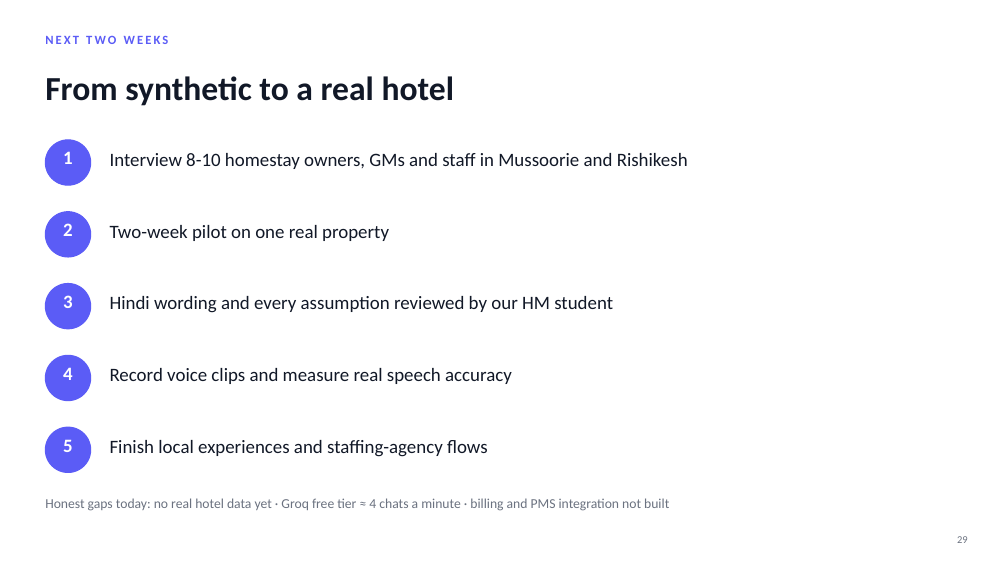
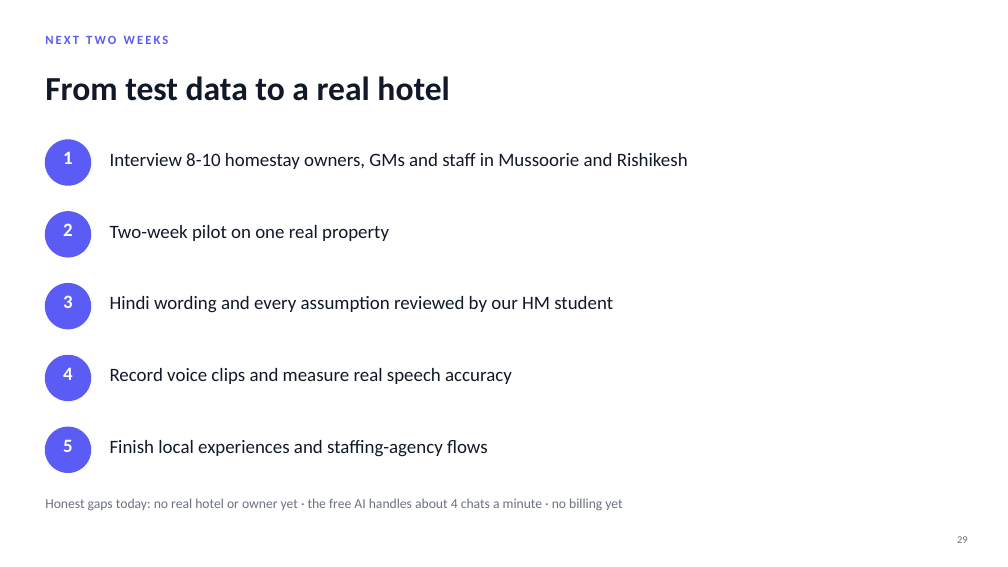
Before and after one commit to Ashu-Stark/Hospitality-, a slide deck: slide 29 of docs/HOI_Progress_Update.pptx. Drawn at 1008x567 pixels with LibreOffice and Linux fonts; fonts in the diff are those of the drawing; background and template pictures are left out. Boxes give left, top, right and bottom in pixels: in the first picture for what was removed or moved away, otherwise in the second. Text is boxed around its words. In the diff, an @@ line names an element or a change of style, - is before the commit and + after.

```diff
--- a/docs/HOI_Progress_Update.pptx
+++ b/docs/HOI_Progress_Update.pptx
@@ text at <box>45,76,449,101</box>: text changed @@
-From synthetic to a real hotel
+From test data to a real hotel
@@ text at <box>45,498,622,511</box>: text changed @@
-Honest gaps today: no real hotel data yet · Groq free tier ≈ 4 chats a minute · billing and PMS integration not built
+Honest gaps today: no real hotel or owner yet · the free AI handles about 4 chats a minute · no billing yet
```
Also in this commit, not shown: 8 other slides changed.
